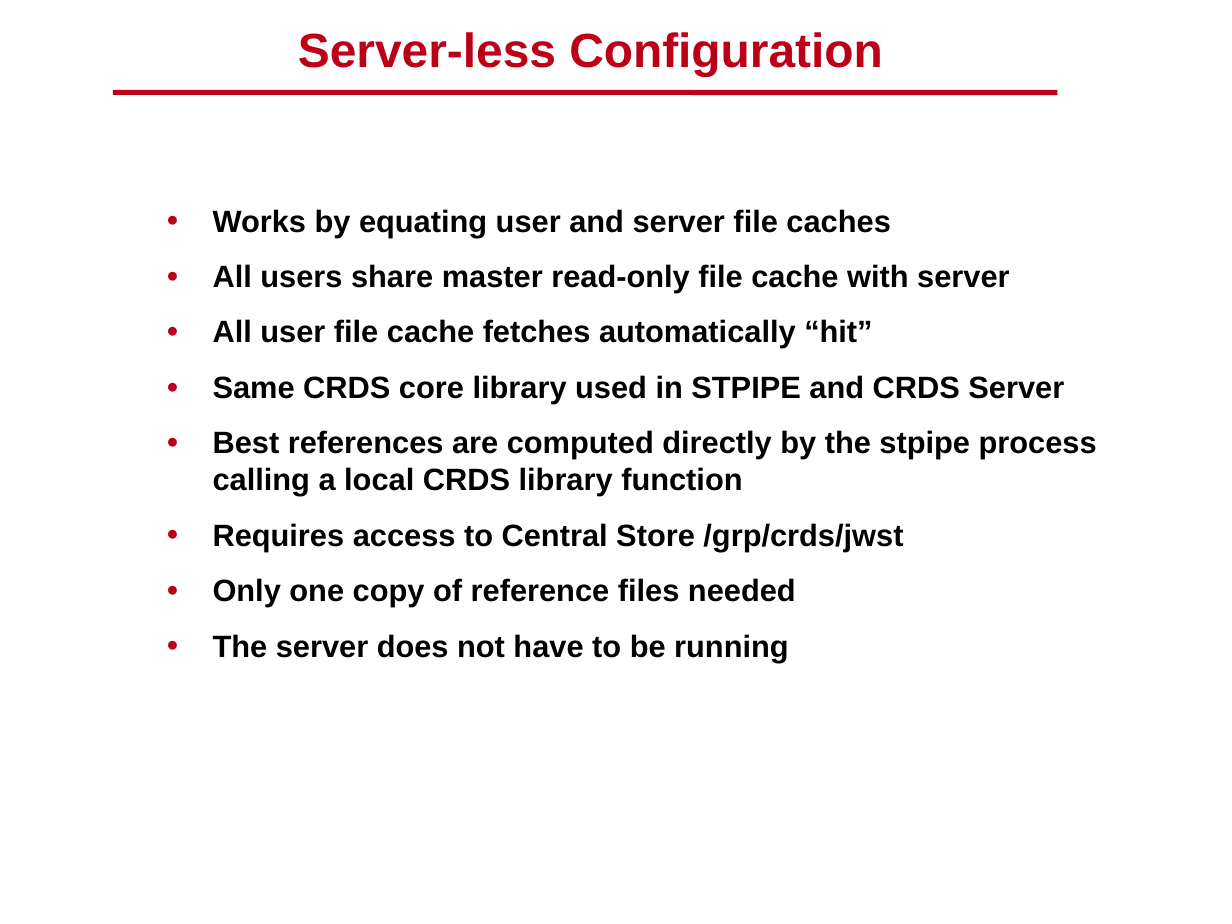
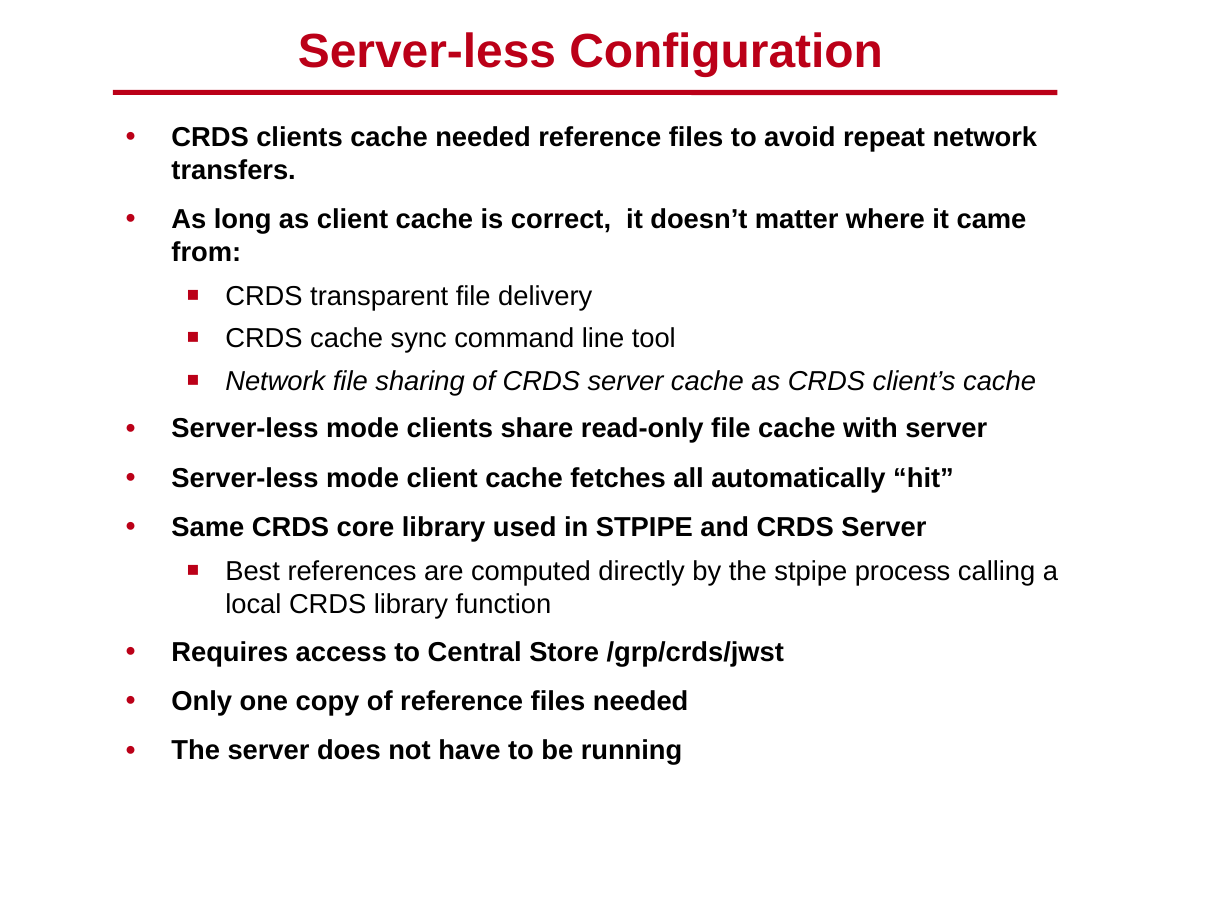
Before and after one commit to spacetelescope/crds, a slide deck: slide 22 of docs/DMS_SDR2_09_CRDS_final.pptx (slide 20 before the commit). Drawn at 1232x924 pixels with LibreOffice and Linux fonts; fonts in the diff are those of the drawing; background and template pictures are left out. Boxes give left, top, right and bottom in pixels: in the first picture for what was removed or moved away, otherwise in the second. Text is boxed around its words. In the diff, an @@ line names an element or a change of style, - is before the commit and + after.

Commit message:
Updated SDR2 slides.

```diff
--- a/docs/DMS_SDR2_09_CRDS_final.pptx
+++ b/docs/DMS_SDR2_09_CRDS_final.pptx
@@ text "CRDS clients cache needed reference ...": place and size @@
-text "CRDS clients cache needed reference ..." at (213, 209, 1097, 662)
+text "CRDS clients cache needed reference ..." at (171, 126, 1058, 765)
@@ text at (171, 126, 1038, 493): text changed; size 18 to 16 pt @@
-● Works by equating user and server file caches
-● All users share master read-only file cache with server
-● All user file cache fetches automatically “hit”
+● CRDS clients cache needed reference files to avoid repeat network transfers.
+● As long as client cache is correct, it doesn’t matter where it came from:
+  ■ CRDS transparent file delivery
+  ■ CRDS cache sync command line tool
+  ■ Network file sharing of CRDS server cache as CRDS client’s cache
+● Server-less mode clients share read-only file cache with server
+● Server-less mode client cache fetches all automatically “hit”
@@ text at (171, 516, 1058, 765): size 18 to 16 pt in "Same CRDS core library used in STPIPE ...", "Best references are computed directly by the ...", "Requires access to Central Store /grp/crds/jwst", "Only one copy of reference files needed" and 1 more places; bold off in "Best references are computed directly by the ..."; less space between paragraphs; bullet ● to ■; list level 1 to 2 in "Best references are computed directly ..." @@
```
Also in this commit, not shown: 10 other slides changed, 6 slides added, 5 slides removed.
